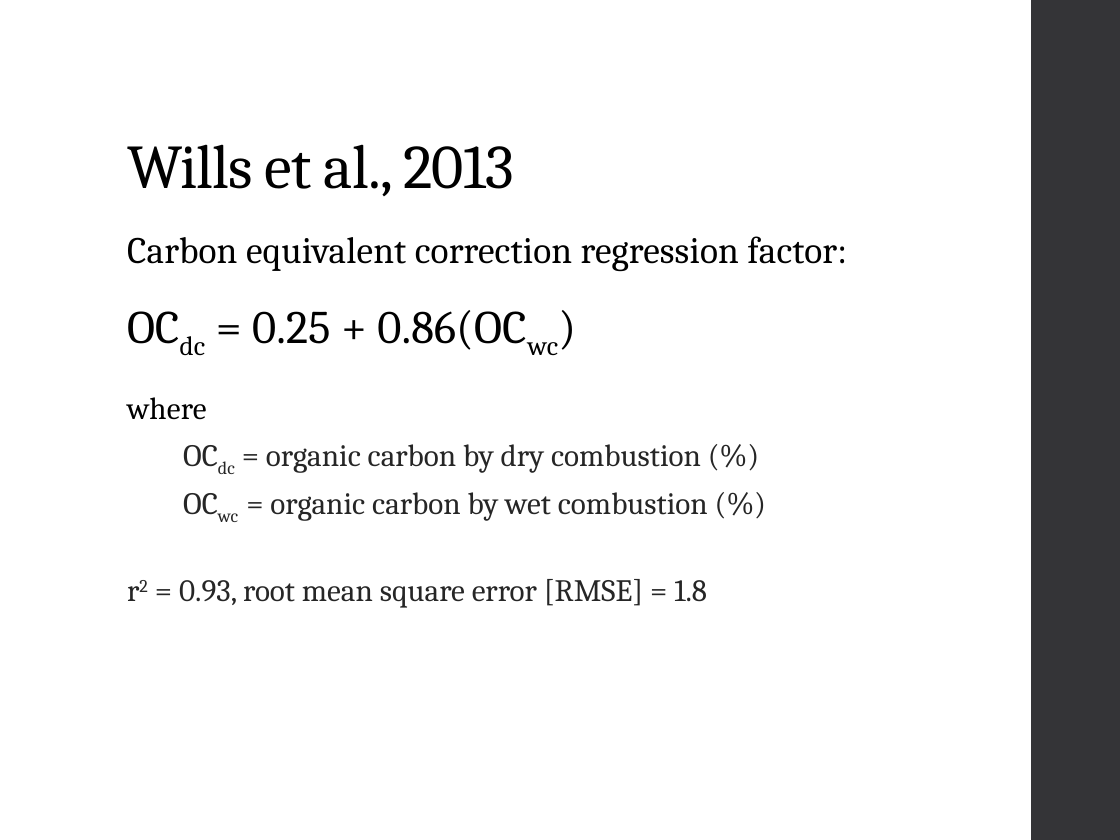
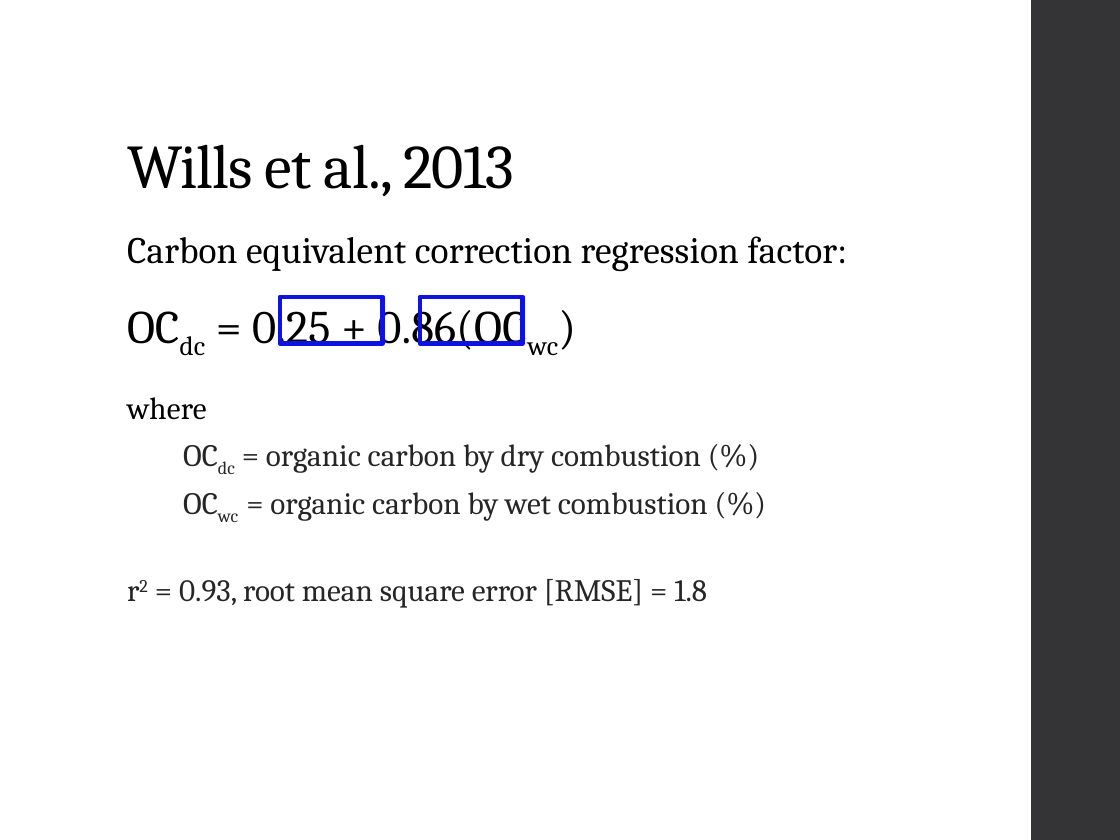
Before and after one commit to ncss-tech/stats_for_soil_survey, a slide deck: slide 6 of presentations/linear_regression/Linear_regression.pptx. Drawn at 1120x840 pixels with LibreOffice and Linux fonts; fonts in the diff are those of the drawing. Boxes give left, top, right and bottom in pixels: in the first picture for what was removed or moved away, otherwise in the second. Text is boxed around its words. In the diff, an @@ line names an element or a change of style, - is before the commit and + after.

```diff
--- a/presentations/linear_regression/Linear_regression.pptx
+++ b/presentations/linear_regression/Linear_regression.pptx
@@ rectangle added at (280, 297, 383, 344), outline #0E13E2 3 pt @@
@@ rectangle added at (420, 297, 523, 344), outline #0E13E2 3 pt @@
```
Also in this commit, not shown: 2 other slides changed, 7 slides added, 2 slides removed.
